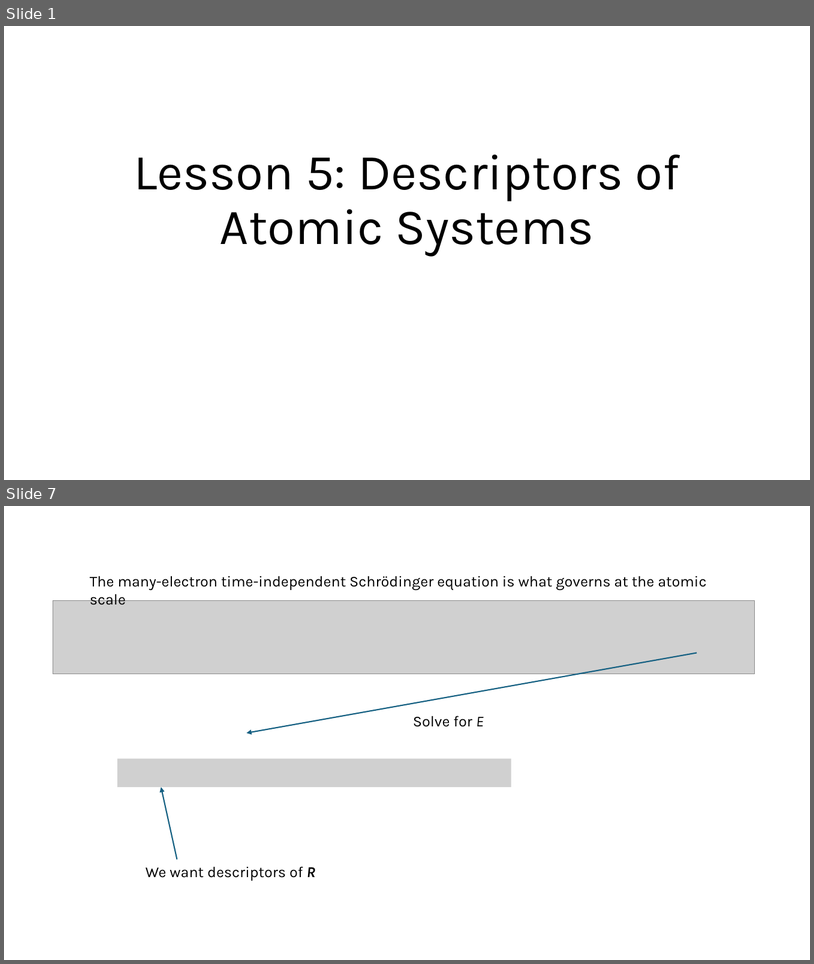
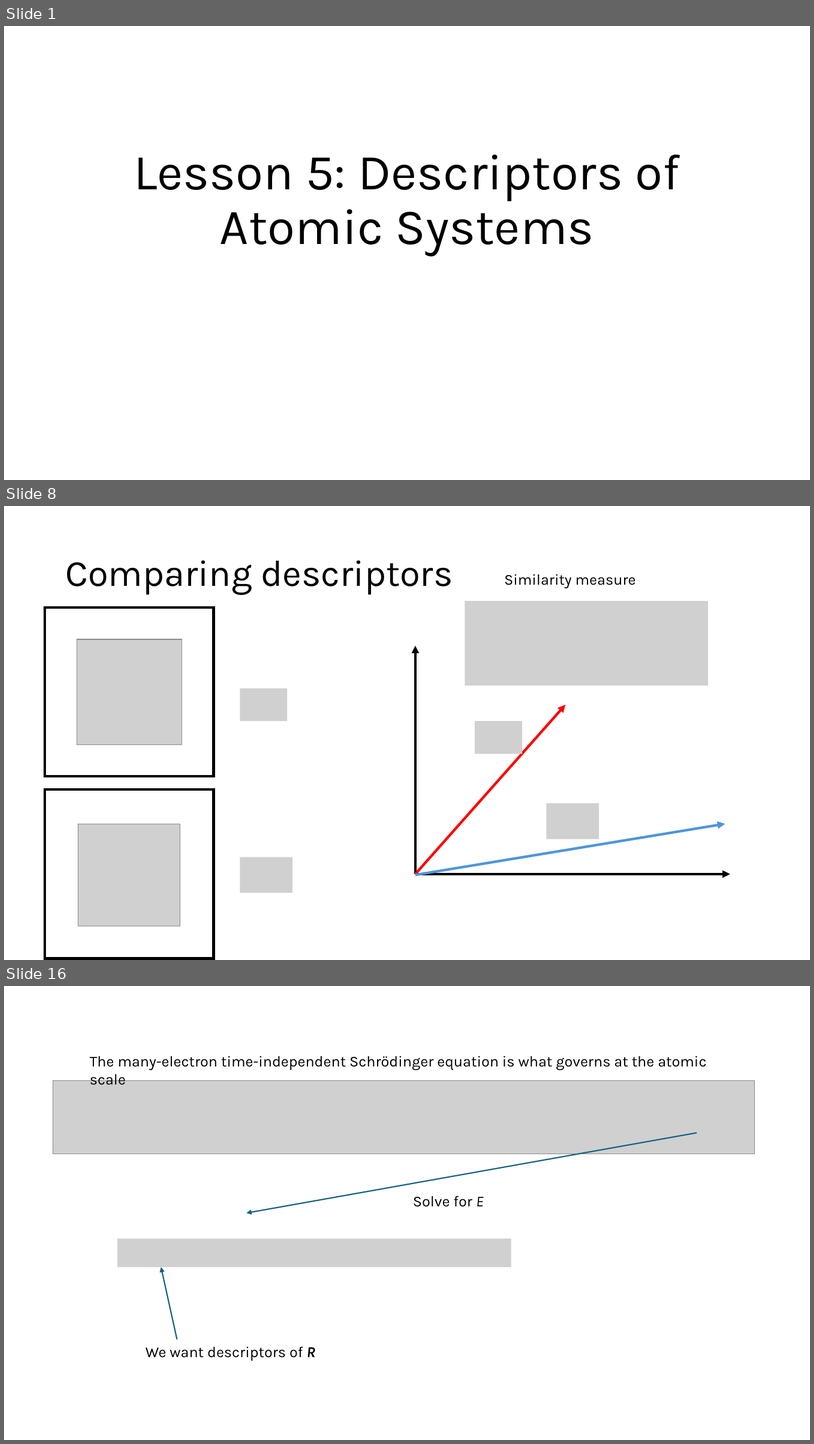
Before and after one commit to Mads-PeterVC/imlms, a slide deck: lessons/lesson_5/lecture_5.pptx. Shown one above the other, each under a label of ours: slides 1 and 7 before the commit, slides 1, 8 and 16 after it; the slides between them are not shown. The pictures are 814x964 and 814x1444 pixels, drawn with LibreOffice and Linux fonts; fonts in the diff are those of the drawing; grey boxes stand for pictures. Boxes give left, top, right and bottom in pixels: in the first picture for what was removed or moved away, otherwise in the second. Text is boxed around its words. In the diff, an @@ line names an element or a change of style, - is before the commit and + after.

```diff
--- a/lessons/lesson_5/lecture_5.pptx
+++ b/lessons/lesson_5/lecture_5.pptx
@@ slide 8 added at box(4, 506, 810, 960), background #FFFFFF @@
@@ title added at box(65, 560, 453, 595), 44 pt, text #000000 @@
+Comparing descriptors
@@ text added at box(504, 574, 636, 588), 18 pt, text #000000 @@
+Similarity measure
@@ rectangle added at box(45, 607, 214, 776), outline #000000 3 pt @@
@@ picture added at box(465, 601, 708, 685) @@
@@ picture added at box(77, 639, 182, 744) @@
@@ arrow added from (416, 874) to (416, 646), #000000 3 pt @@
@@ picture added at box(240, 688, 287, 721) @@
@@ arrow added from (416, 874) to (566, 705), #FF0000 3 pt @@
@@ picture added at box(475, 721, 522, 753) @@
@@ rectangle added at box(45, 789, 214, 958), outline #000000 3 pt @@
@@ picture added at box(546, 803, 599, 839) @@
@@ picture added at box(78, 823, 180, 926) @@
@@ arrow added from (416, 874) to (726, 823), #4E95D9 3 pt @@
@@ picture added at box(240, 857, 293, 892) @@
@@ arrow added from (416, 874) to (731, 874), #000000 3 pt @@
@@ what was slide 7 is now slide 16 @@
```
Also in this commit, not shown: 12 other slides added, 3 other files.
